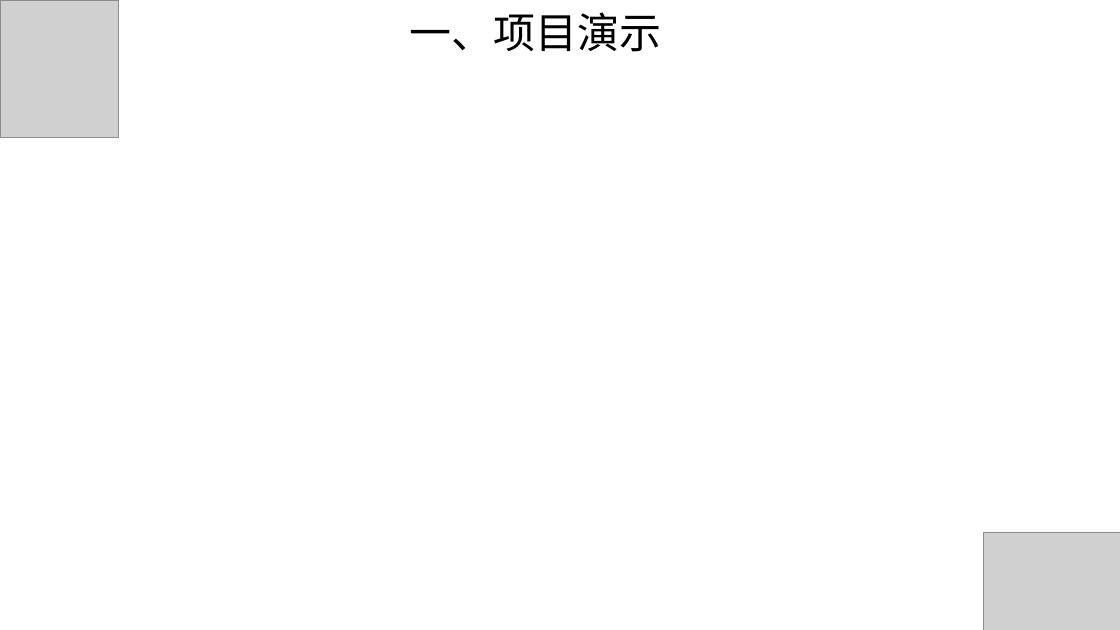
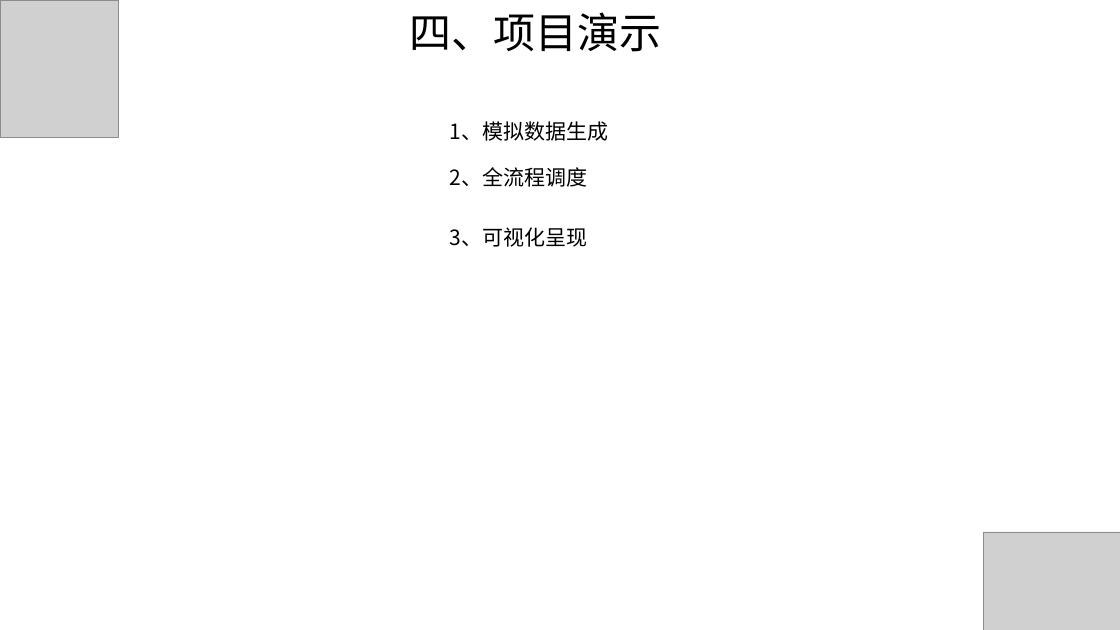
Before and after one commit to hunter95671/DataWarehouse, a slide deck: slide 6 of 电商离线数据仓库流程架构.pptx. Drawn at 1120x630 pixels with LibreOffice and Linux fonts; fonts in the diff are those of the drawing; grey boxes stand for pictures. Boxes give left, top, right and bottom in pixels: in the first picture for what was removed or moved away, otherwise in the second. Text is boxed around its words. In the diff, an @@ line names an element or a change of style, - is before the commit and + after.

Commit message:
ppt

```diff
--- a/电商离线数据仓库流程架构.pptx
+++ b/电商离线数据仓库流程架构.pptx
@@ text at [409, 12, 661, 52]: text changed @@
-一、项目演示
+四、项目演示
@@ text added at [449, 121, 608, 141], 18 pt, text #000000 @@
+1、模拟数据生成
@@ text added at [449, 167, 587, 187], 18 pt, text #000000 @@
+2、全流程调度
@@ text added at [449, 227, 587, 247], 18 pt, text #000000 @@
+3、可视化呈现
```
